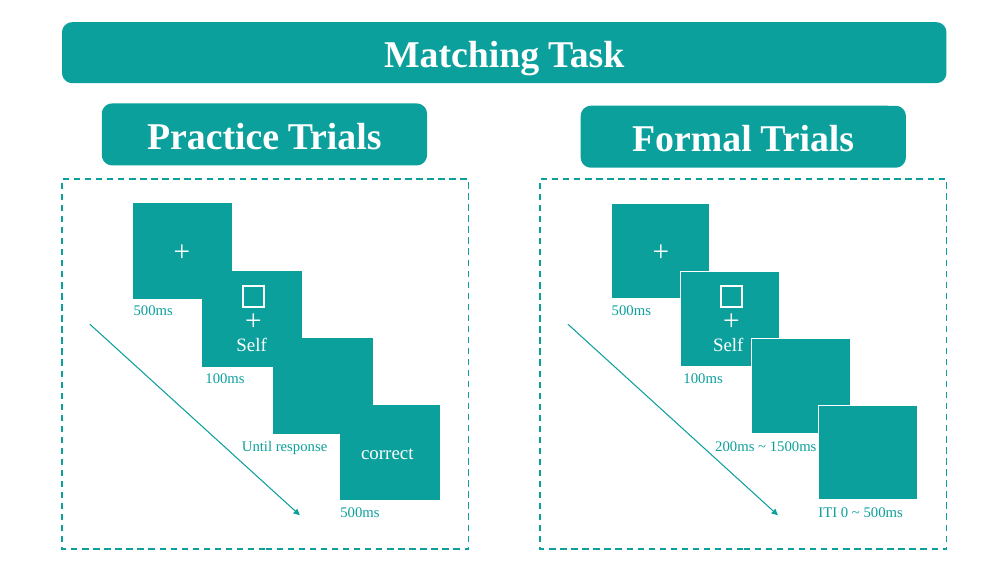
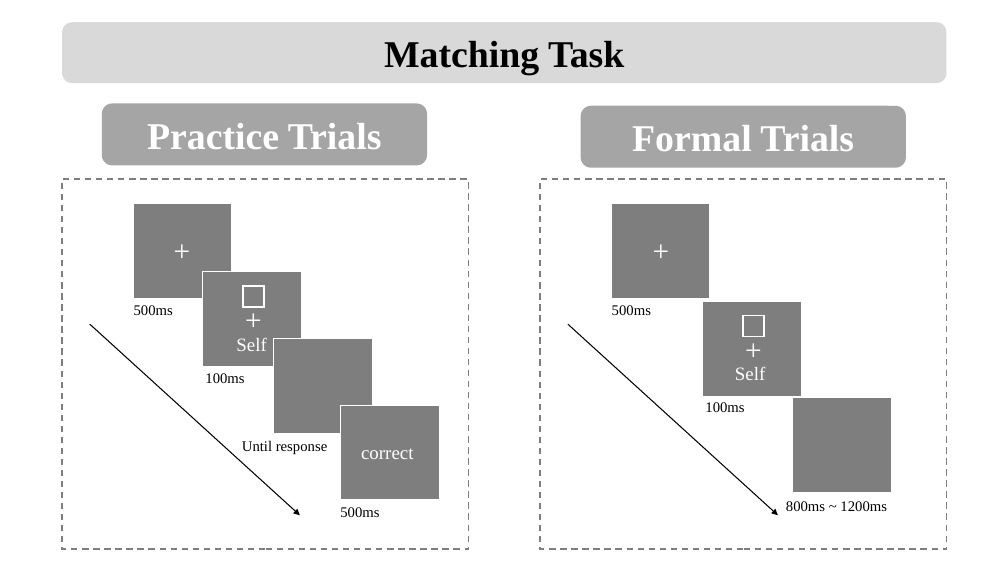
Before and after one commit to Chuan-Peng-Lab/ReliabilitySPE, a slide deck: slide 4 of 1_Protocol/1_2_Planned_Analysis/1_2_2_OUTPUT/SALT.pptx. Drawn at 1008x567 pixels with LibreOffice and Linux fonts; fonts in the diff are those of the drawing. Boxes give left, top, right and bottom in pixels: in the first picture for what was removed or moved away, otherwise in the second. Text is boxed around its words. In the diff, an @@ line names an element or a change of style, - is before the commit and + after.

```diff
--- a/1_Protocol/1_2_Planned_Analysis/1_2_2_OUTPUT/SALT.pptx
+++ b/1_Protocol/1_2_Planned_Analysis/1_2_2_OUTPUT/SALT.pptx
@@ rounded rectangle "Matching Task" at bbox=[62, 22, 947, 83]: text colour #FFFFFF to #000000; fill #0CA09D to #D9D9D9 @@
@@ rounded rectangle "Practice Trials" at bbox=[102, 104, 427, 166]: fill #0CA09D to #A6A5A5 @@
@@ rounded rectangle "Formal Trials" at bbox=[581, 106, 906, 168]: fill #0CA09D to #A6A5A5 @@
@@ rectangle at bbox=[62, 179, 468, 550]: outline #0CA09D 1.5 pt dashed to #7F7E7F 1.5 pt dashed @@
@@ rectangle at bbox=[540, 179, 946, 550]: outline #0CA09D 1.5 pt dashed to #7F7E7F 1.5 pt dashed @@
@@ outline #0CA09D 0.75 pt to none in 4 elements at bbox=[236, 338, 266, 351], bbox=[361, 448, 413, 459], bbox=[166, 228, 197, 271], bbox=[237, 298, 265, 341] @@
@@ arrow (90, 324) - (300, 516): stroke #0CA09D 1 pt to #000000 1 pt @@
@@ text "Self": place and size @@
-text "Self" at bbox=[229, 329, 277, 359]
+text "Self" at bbox=[236, 338, 266, 351]
@@ arrow (568, 324) - (778, 516): stroke #0CA09D 1 pt to #000000 1 pt @@
@@ 3 texts, 2 rectangles: place and size @@
-3 texts, 2 rectangles at bbox=[681, 272, 780, 383]
+3 texts, 2 rectangles at bbox=[702, 302, 802, 412]
@@ fill #0CA09D to #7F7E7F; outline #0CA09D 1 pt to #FFFFFF 1 pt in 4 elements at bbox=[133, 204, 232, 299], bbox=[203, 272, 302, 367], bbox=[274, 339, 373, 433], bbox=[340, 405, 439, 500] @@
@@ text colour #0CA09D to #000000 in 6 elements at bbox=[134, 305, 173, 315], bbox=[205, 373, 244, 383], bbox=[242, 440, 327, 454], bbox=[340, 507, 379, 517], bbox=[612, 305, 651, 315], bbox=[705, 402, 744, 412] @@
@@ fill #0CA09D to #7F7E7F in 5 elements at bbox=[243, 286, 264, 307], bbox=[612, 204, 711, 299], bbox=[702, 302, 802, 396], bbox=[743, 315, 765, 337], bbox=[792, 398, 892, 492] @@
@@ rectangle: place and size @@
-rectangle at bbox=[752, 339, 851, 433]
+rectangle at bbox=[792, 398, 892, 492]
@@ rectangle removed at bbox=[819, 405, 918, 500] @@
@@ text "correct": place and size @@
-text "correct" at bbox=[354, 437, 425, 467]
+text "correct" at bbox=[361, 448, 413, 459]
@@ text at bbox=[786, 501, 887, 511]: text changed; text colour #0CA09D to #000000 @@
-200ms ~ 1500ms
+800ms ~ 1200ms
@@ text removed at bbox=[818, 507, 903, 517] @@
-ITI 0 ~ 500ms
```
Also in this commit, not shown: 3 other slides changed, 3 slides added, 5 slides removed, 7 other files.
